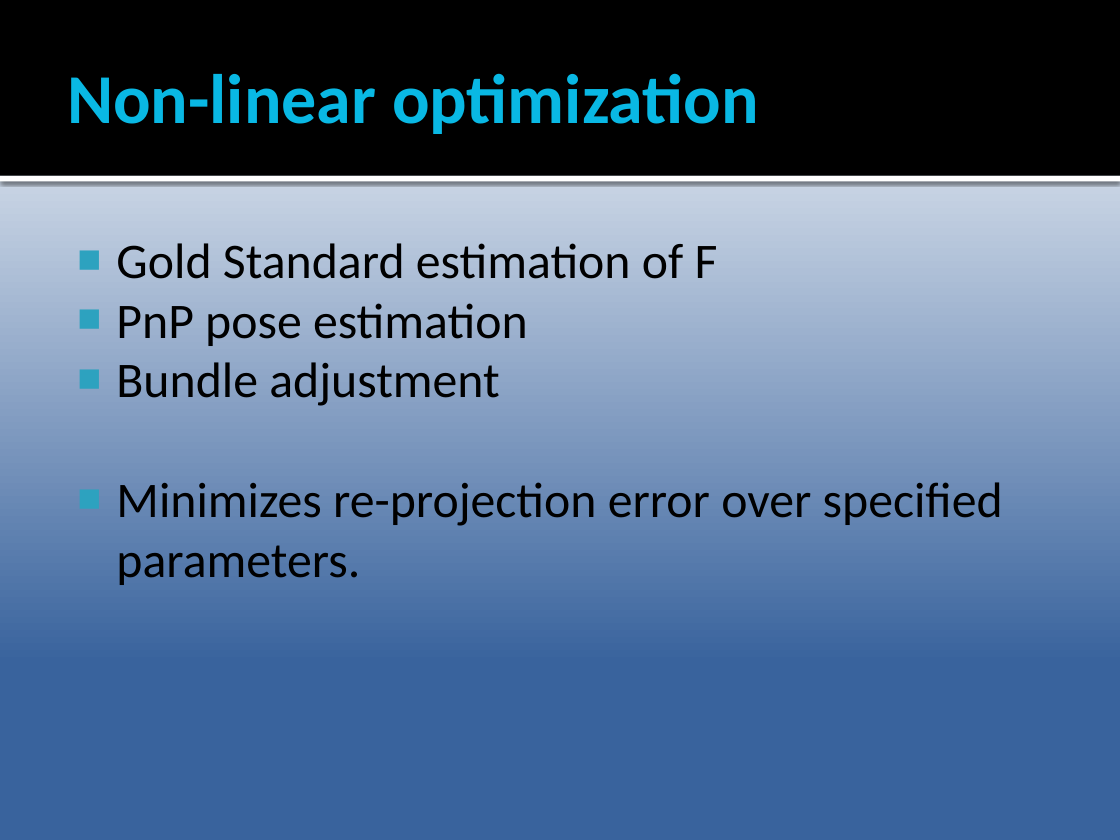
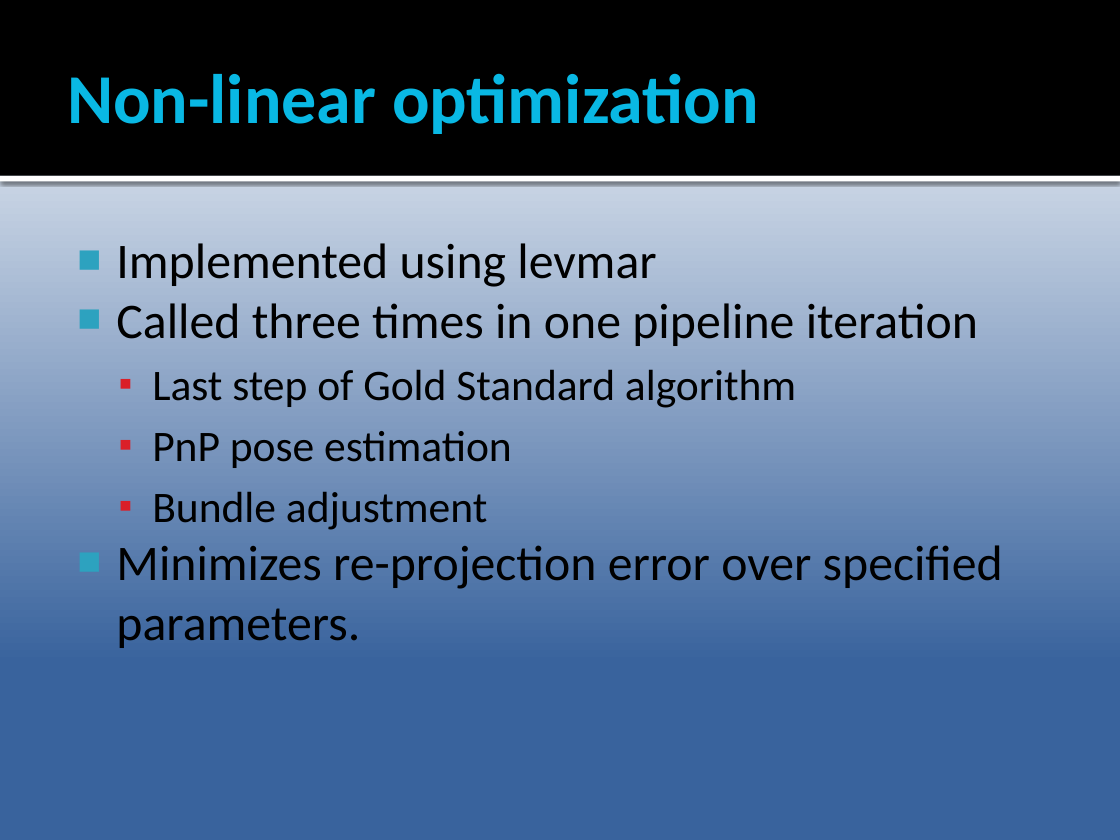
Before and after one commit to Epipolarna/Tracking, a slide deck: slide 10 of 3D Reconstruction/Documentation/TSBB15prez.pptx. Drawn at 1120x840 pixels with LibreOffice and Linux fonts; fonts in the diff are those of the drawing. Boxes give left, top, right and bottom in pixels: in the first picture for what was removed or moved away, otherwise in the second. Text is boxed around its words. In the diff, an @@ line names an element or a change of style, - is before the commit and + after.

```diff
--- a/3D Reconstruction/Documentation/TSBB15prez.pptx
+++ b/3D Reconstruction/Documentation/TSBB15prez.pptx
@@ text at [116, 243, 978, 408]: text changed @@
-■ Gold Standard estimation of F
+■ Implemented using levmar
+■ Called three times in one pipeline iteration
+  ▪ Last step of Gold Standard algorithm
@@ text at [152, 431, 512, 530]: size 32 to 28 pt in "PnP pose estimation", "Bundle adjustment"; bullet ■ to ▪; list level 1 to 2 in "PnP pose estimation"; bullet colour #2DA2BF to #DA1F28; list level 1 to 2 in "Bundle adjustment" @@
```
Also in this commit, not shown: 2 other slides changed.
